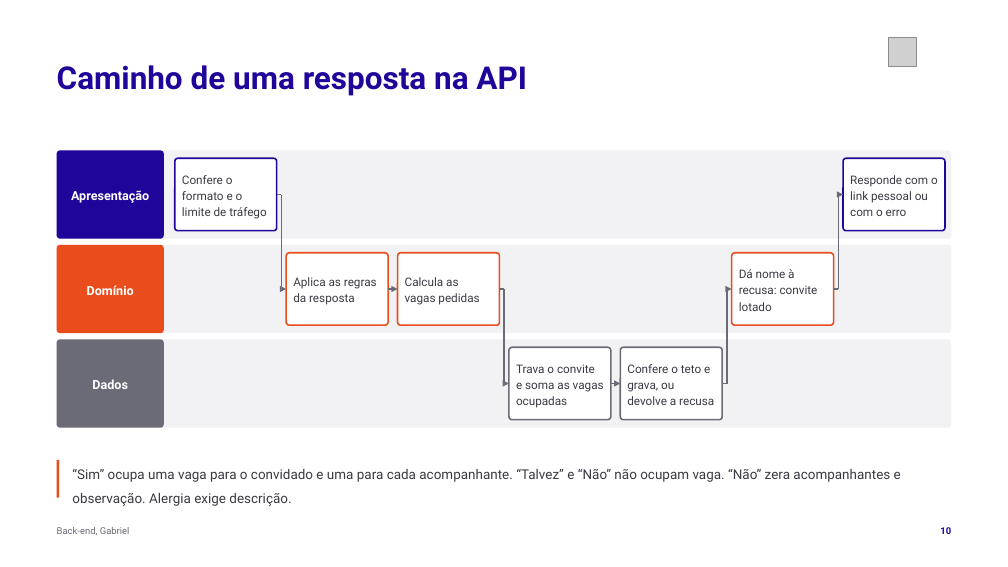
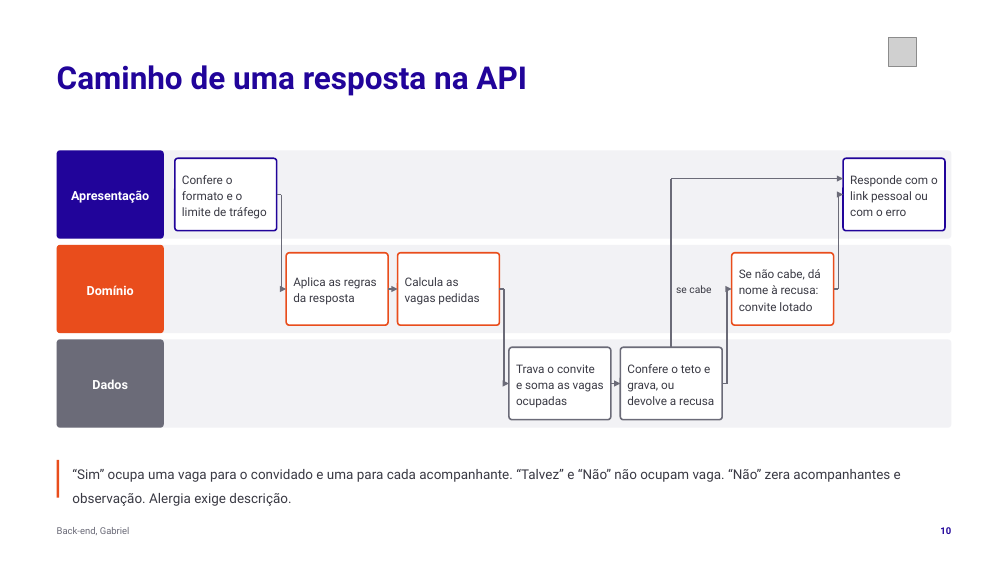
Before and after one commit to tcpassos/invite-app, a slide deck: slide 10 of trabalhos/T3-Apresentacao-Intermediaria.pptx. Drawn at 1008x567 pixels with LibreOffice and Linux fonts; fonts in the diff are those of the drawing; grey boxes stand for pictures. Boxes give left, top, right and bottom in pixels: in the first picture for what was removed or moved away, otherwise in the second. Text is boxed around its words. In the diff, an @@ line names an element or a change of style, - is before the commit and + after.

```diff
--- a/trabalhos/T3-Apresentacao-Intermediaria.pptx
+++ b/trabalhos/T3-Apresentacao-Intermediaria.pptx
@@ line added from (671, 347) to (671, 178), #6B6B78 1.5 pt @@
@@ arrow added from (671, 178) to (843, 178), #6B6B78 1.5 pt @@
@@ text at [739, 269, 821, 311]: text changed @@
-Dá nome à recusa: convite lotado
+Se não cabe, dá nome à recusa: convite lotado
@@ text added at [676, 285, 711, 293], 9.8 pt, text #3A3A44 @@
+se cabe
```
Also in this commit, not shown: 8 other slides changed, 10 other files.
